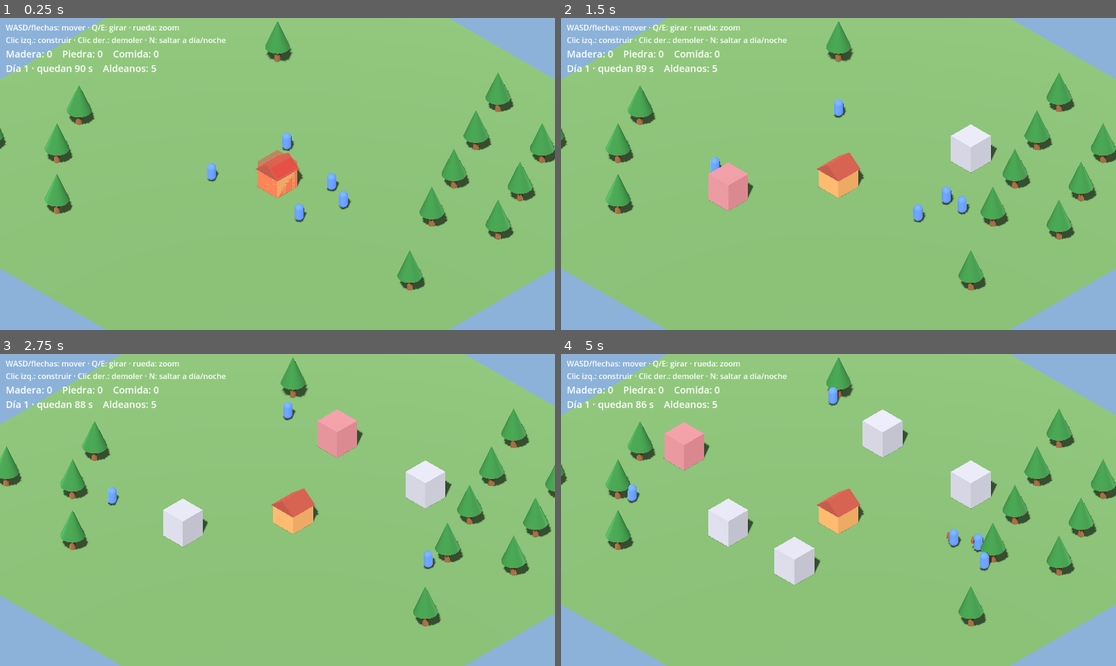
Above: before the commit, frames 1-4 (two rows, left to right).
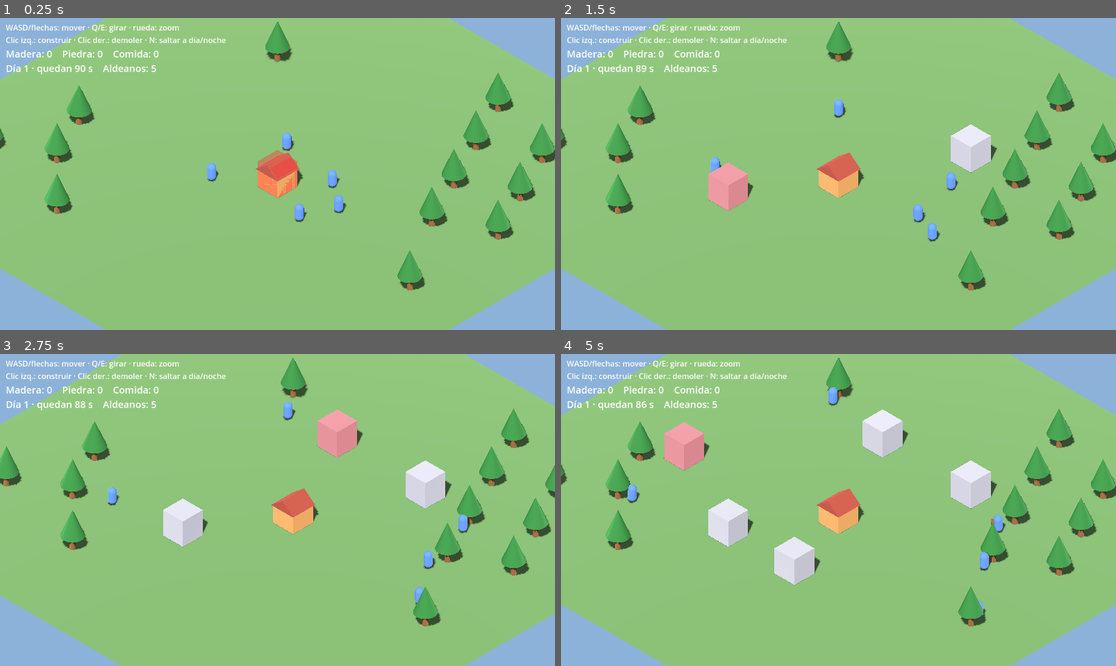
Above: after the commit, the same moments.

Repository: devlitus/banished
Game: Godot game, scene res://scenes/main.tscn
Same seed, same stepped clock (60 frames per second), same inputs: the game is played once before the commit and once after it.
Inputs (mouse positions are in pixels of both pictures, inside the frame that each line leads up to):
- Up to frame 1 (0.25 s): no input
- Up to frame 2 (1.5 s): move the mouse to (960, 158) at 0.52 s; tap S (camera_back) at 0.6 s; click (960, 158) at 0.67 s; move the mouse to (727, 189) at 1.27 s; tap W (camera_forward) at 1.35 s; click (727, 189) at 1.42 s
- Up to frame 3 (2.75 s): move the mouse to (333, 441) at 2.02 s; tap A (camera_left) at 2.1 s; click (333, 441) at 2.17 s
- Up to frame 4 (5 s): move the mouse to (810, 572) at 2.77 s; tap D (camera_right) at 2.85 s; click (810, 572) at 2.92 s; move the mouse to (1005, 556) at 3.52 s; tap Q (camera_rotate_left) at 3.6 s; click (1005, 556) at 3.67 s; tap Enter at 4.25 s; move the mouse to (672, 463) at 4.27 s; tap E (camera_rotate_right) at 4.35 s; click (672, 463) at 4.42 s

The runs differ from the first frame. In frame 1, 0.2% of the frame differs, in the area x 58-64%, y 48-63%; in frame 2, 0.4%, in the area x 66-74%, y 49-72%; in frame 3, 0.2%; in frame 4, 0.3%.

Commit message:
Cada árbol admite un solo leñador
Los aldeanos elegían todos el mismo árbol y se superponían. Ahora el
aldeano reserva el árbol (tree.worker) y los demás buscan otro libre.

Co-Authored-By: Claude Opus 5.5 <noreply@anthropic.com>

Diff:
--- a/scripts/tree.gd
+++ b/scripts/tree.gd
@@ -1,7 +1,15 @@
 extends StaticBody3D
 ## Árbol: fuente de madera. Cuando se agota, desaparece.
+## Solo admite un leñador a la vez: el aldeano lo "reserva" guardándose en "worker".
 
 @export var wood := 20
+
+var worker: Node3D = null ## aldeano que lo tiene reservado
+
+
+func is_free() -> bool:
+	# Si el aldeano que lo reservó ha muerto, is_instance_valid da false.
+	return not is_instance_valid(worker)
 
 
 ## Quita hasta "amount" de madera y devuelve cuánta se ha llevado de verdad.
--- a/scripts/villager.gd
+++ b/scripts/villager.gd
@@ -55,6 +55,7 @@
 			chop_timer -= delta
 			if chop_timer <= 0:
 				carried = target.take_wood(carry_capacity)
+				target.worker = null # libera el árbol para otro aldeano
 				if carried > 0:
 					_go_to_nearest_storage()
 				else:
@@ -80,6 +81,7 @@
 
 
 func _on_night_started(_night: int) -> void:
+	_release_tree()
 	_go_to_nearest_shelter()
 
 
@@ -115,10 +117,17 @@
 
 
 func _go_to_nearest_tree() -> void:
-	target = _nearest_in_group("trees")
+	target = _nearest_in_group("trees", func(tree): return tree.is_free())
 	if target:
+		target.worker = self # lo reserva: los demás buscarán otro
 		agent.target_position = target.global_position
 		state = State.GOING_TO_TREE
+
+
+## Si iba a un árbol o lo estaba cortando, lo deja libre.
+func _release_tree() -> void:
+	if state in [State.GOING_TO_TREE, State.CHOPPING] and is_instance_valid(target):
+		target.worker = null
 
 
 func _go_to_nearest_storage() -> void:
